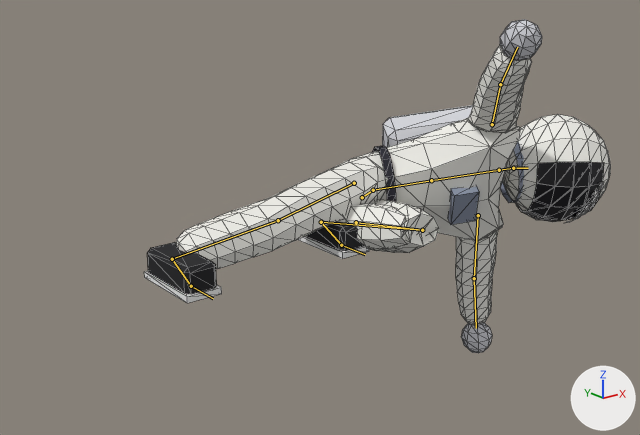
Two versions of the glTF model public/models/lou-gnar.glb, one commit apart.
The view is the same before and after, from a 50 mm camera at (-1.89, -2.51, 1.39) aimed at (0.06, -0.07, 0.41). Arrows for +X, +Y and +Z are at lower right; the lights stay in place. The picture after the commit comes second. Both versions are drawn at frame 6 of the action 'slam'; the numbers are the values there. The bones that change, and the others that lie on the model, are drawn over the model as lines. Mesh edges are drawn as thin lines.

The first picture shows 'LouGnar'.
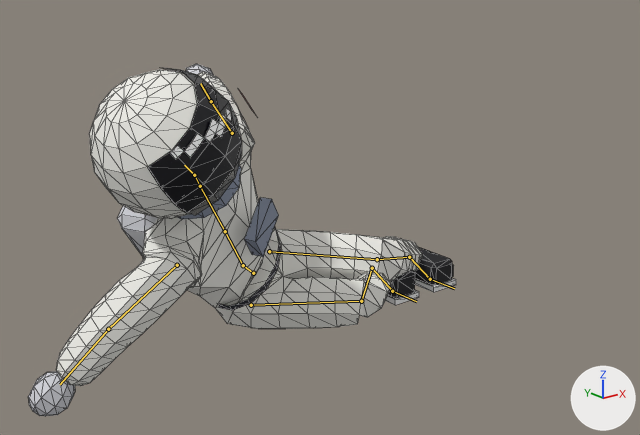
What differs and where, as boxes (x1, y1, x2, y2) in the pictures (640 x 435 px):
'LouGnar', posed (8% narrower): before (144, 19, 611, 353); after (28, 64, 456, 416)
bone 'Hips', root to tip: before (362, 197) to (373, 190); after (253, 273) to (243, 265)
bone 'LeftUpLeg', root to tip: before (356, 222) to (422, 230); after (269, 251) to (377, 259)
bone 'LeftLeg', root to tip: before (422, 230) to (321, 222); after (377, 259) to (409, 257)
bone 'LeftFoot', root to tip: before (321, 222) to (341, 245); after (409, 257) to (430, 279)
bone 'RightUpLeg', root to tip: before (354, 183) to (278, 220); after (251, 305) to (361, 301)
bone 'RightLeg', root to tip: before (278, 220) to (172, 259); after (361, 301) to (372, 268)
bone 'RightFoot', root to tip: before (172, 259) to (191, 286); after (372, 268) to (392, 291)
bone 'Spine', root to tip: before (373, 190) to (431, 180); after (243, 265) to (225, 231)
bone 'LeftArm', root to tip: before (478, 215) to (474, 278); after (232, 133) to (211, 101)
bone 'Head', root to tip: before (513, 168) to (528, 168); after (194, 175) to (184, 165)
bone 'RightArm', root to tip: before (492, 124) to (500, 84); after (177, 265) to (108, 329)

What the commit changed:
Bone 'Hips' (bone_hips) moves from (0.325, -0.478, 0.0) to (-0.196, -0.669, 0.0).
Bone 'Hips' (bone_hips) turns from (0, 20, -68) to (0, 20, 48) degrees about its own x, y and z.
Bone 'LeftUpLeg' (bone_leftupleg) turns from (-119, 12, -67) to (-51, -8, -10) degrees about its own x, y and z.
Bone 'LeftLeg' (bone_leftleg) turns from (-175, -19, -33) to (84, 32, 33) degrees about its own x, y and z.
Bone 'LeftFoot' (bone_leftfoot) turns from (-84, 14, -35) to (-59, -39, 56) degrees about its own x, y and z.
Bone 'RightUpLeg' (bone_rightupleg) turns from (-2, 25, 14) to (-60, -13, -8) degrees about its own x, y and z.
Bone 'RightLeg' (bone_rightleg) turns from (19, -14, -6) to (122, 28, 57) degrees about its own x, y and z.
Bone 'RightFoot' (bone_rightfoot) turns from (-55, 52, -68) to (-80, -26, 57) degrees about its own x, y and z.
Bone 'Spine' (bone_spine) turns from (32, 1, -2) to (25, 1, -2) degrees about its own x, y and z.
Bone 'LeftArm' (bone_leftarm) turns from (-59, -60, -28) to (51, 35, -25) degrees about its own x, y and z.
Bone 'Head' (bone_head) turns from (9, 29, 0) to (-12, 17, 0) degrees about its own x, y and z.
Bone 'RightArm' (bone_rightarm) turns from (-44, 61, 42) to (55, -42, 25) degrees about its own x, y and z.
